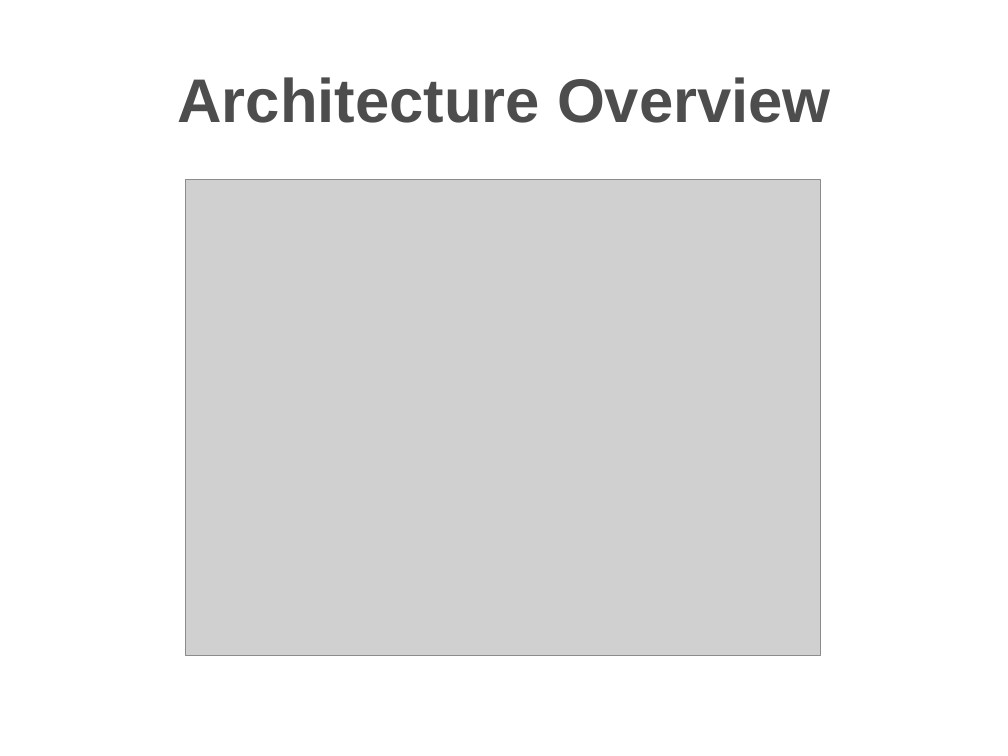
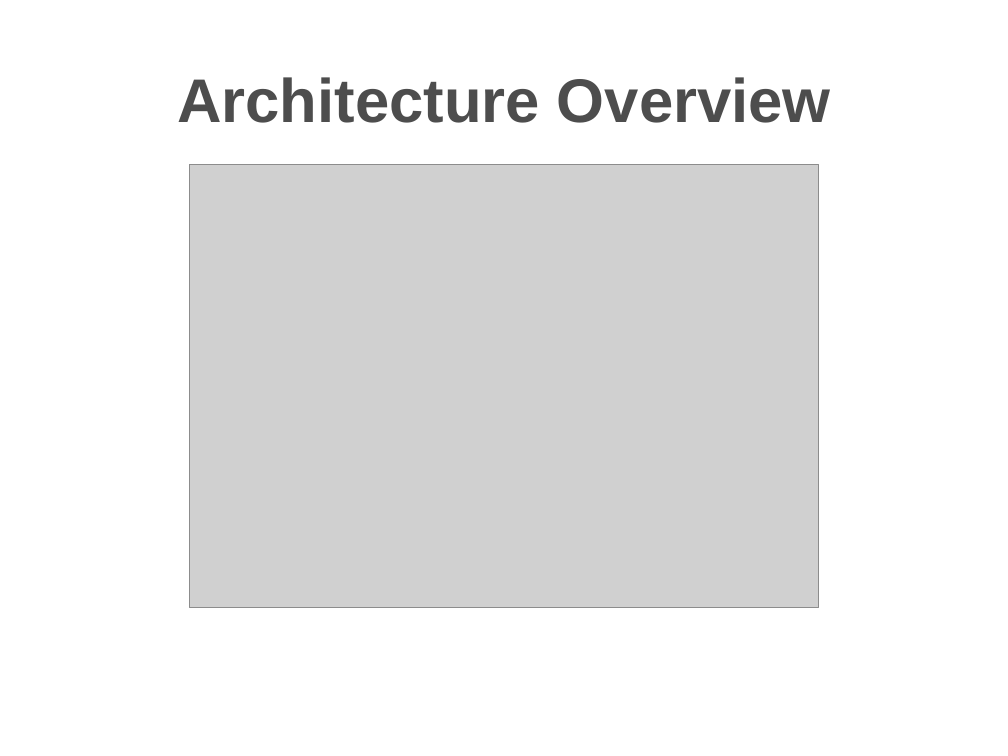
Before and after one commit to travis/cosmo, a slide deck: slide 20 of src/docs/presentations/apachecon2006.ppt. Drawn at 1008x756 pixels with LibreOffice and Linux fonts; fonts in the diff are those of the drawing; grey boxes stand for pictures; background and template pictures are left out. Boxes give left, top, right and bottom in pixels: in the first picture for what was removed or moved away, otherwise in the second. Text is boxed around its words. In the diff, an @@ line names an element or a change of style, - is before the commit and + after.

```diff
--- a/src/docs/presentations/apachecon2006.ppt
+++ b/src/docs/presentations/apachecon2006.ppt
@@ title "Architecture Overview" at [177, 77, 831, 123]: indent changed; line spacing 52.1pt to 52pt @@
@@ picture: place and size @@
-picture at [185, 179, 821, 655]
+picture at [190, 164, 820, 608]
```
Also in this commit, not shown: 29 other slides changed.
